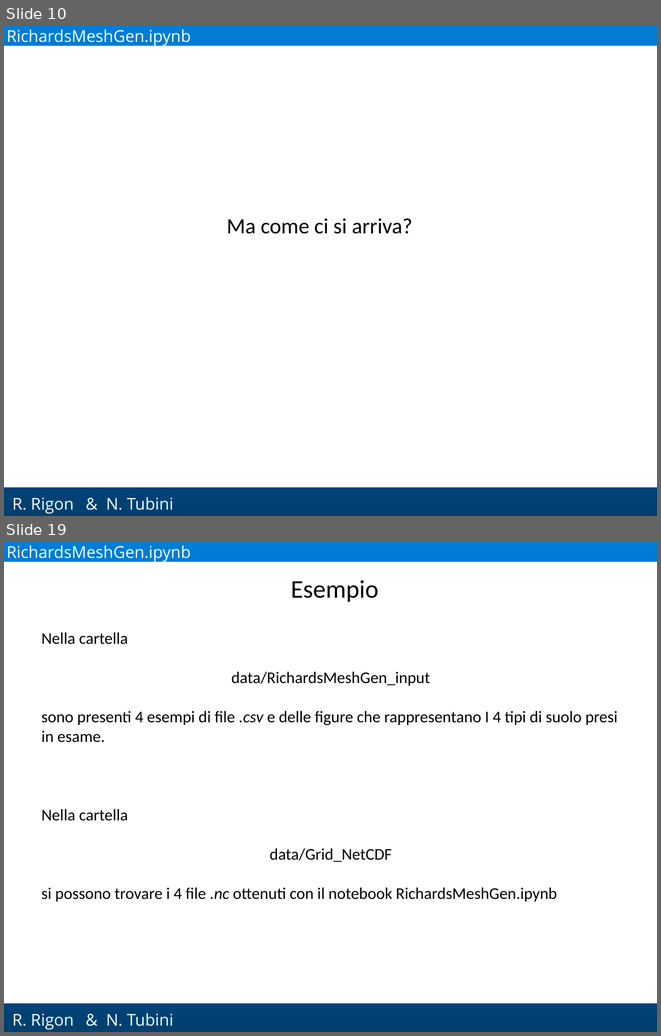
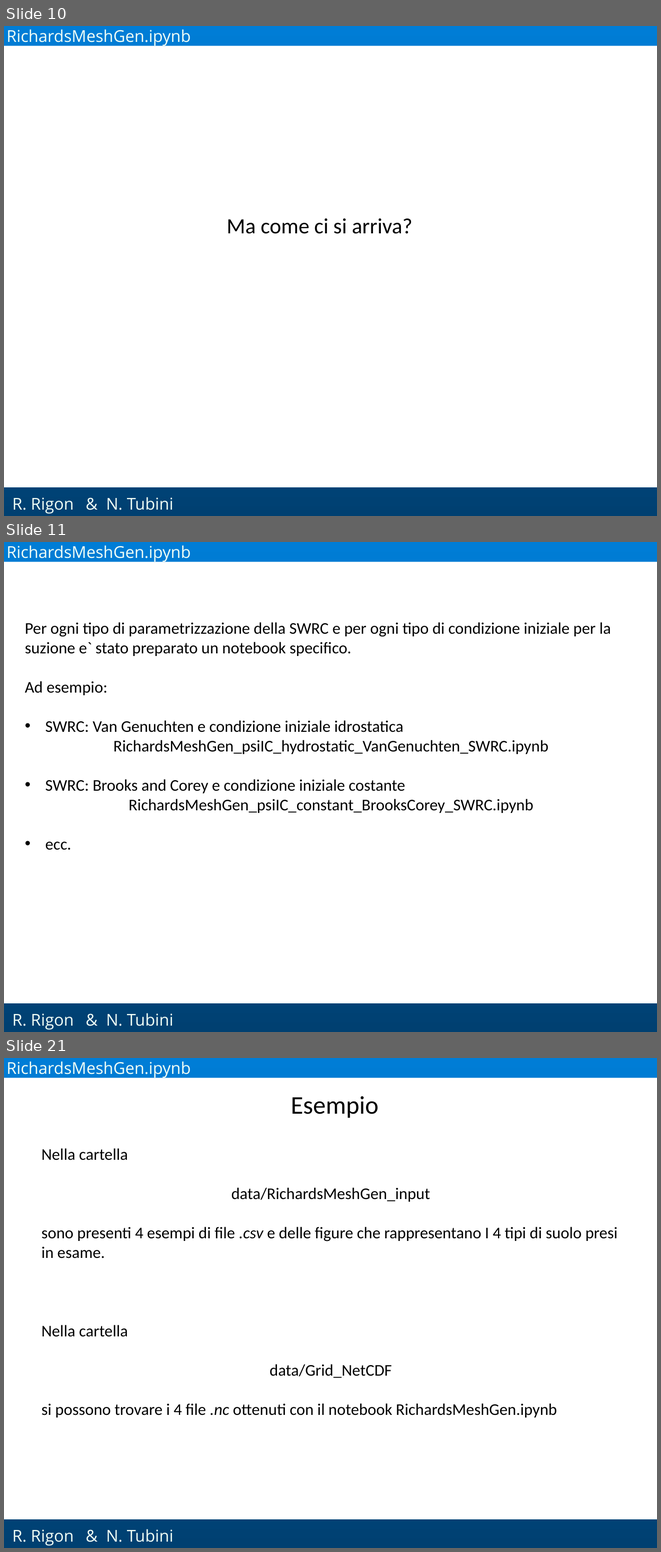
Before and after one commit to GEOframeOMSProjects/OMS_Project_Richards1D, a slide deck: Materials/Richards_English.pptx. Shown one above the other, each under a label of ours: slides 10 and 19 before the commit, slides 10, 11 and 21 after it; the slides between them are not shown. The pictures are 661x1036 and 661x1552 pixels, drawn with LibreOffice and Linux fonts; fonts in the diff are those of the drawing; background and template pictures are left out. Boxes give left, top, right and bottom in pixels: in the first picture for what was removed or moved away, otherwise in the second. Text is boxed around its words. In the diff, an @@ line names an element or a change of style, - is before the commit and + after.

```diff
--- a/Materials/Richards_English.pptx
+++ b/Materials/Richards_English.pptx
@@ slide 11 added at bbox=[4, 542, 657, 1032], background gradient #007DD6 to #004071; not listed: 2 template elements that a slide beside it also shows @@
@@ text added at bbox=[7, 545, 191, 563], 18 pt, text #F1FEF6 @@
+RichardsMeshGen.ipynb
@@ text added at bbox=[25, 622, 611, 850], 18 pt, text #000000 @@
+Per ogni tipo di parametrizzazione della SWRC e per ogni tipo di condizione iniziale per la suzione e` stato preparato un notebook specifico.
+Ad esempio:
+• SWRC: Van Genuchten e condizione iniziale idrostatica
+RichardsMeshGen_psiIC_hydrostatic_VanGenuchten_SWRC.ipynb
+• SWRC: Brooks and Corey e condizione iniziale costante
+RichardsMeshGen_psiIC_constant_BrooksCorey_SWRC.ipynb
+• ecc.
@@ text added at bbox=[106, 1013, 174, 1026], 18 pt, text #F1FEF6 @@
+& N. Tubini
@@ what was slide 19 is now slide 21 @@
```
Also in this commit, not shown: 9 slides changed, 1 other slide added.
